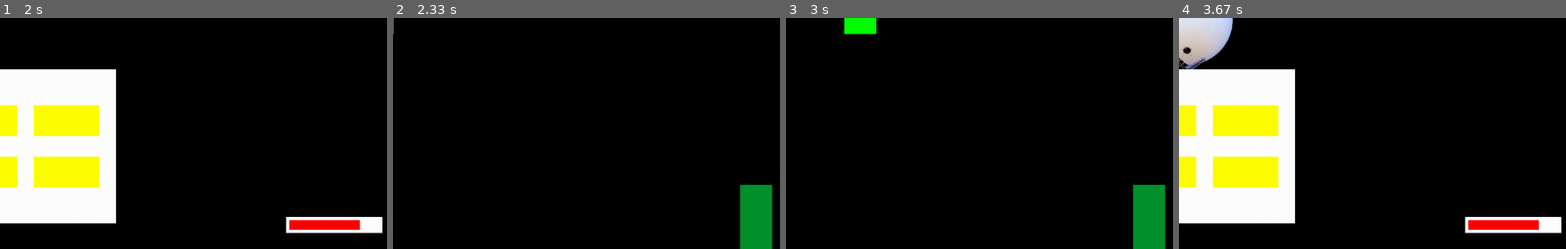
Above: before the commit, frames 1-4 (left to right).
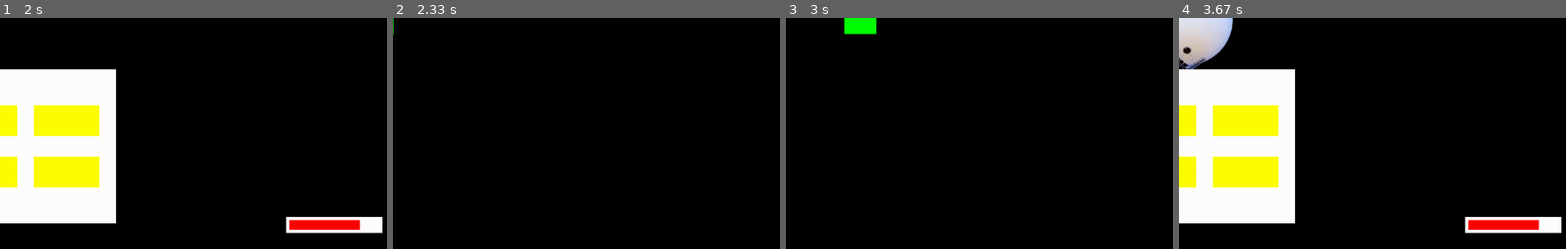
Above: after the commit, the same moments.

Repository: hsiang086/crc-static-exhibition
Game: pygame game, started from main/third_scene.py
Same seed, same stepped clock (60 frames per second), same inputs: the game is played once before the commit and once after it.
Inputs (mouse positions are % of the whole screen's width and height, from its top left):
- Up to frame 1 (2 s): click (58, 72) at 0.38 s
- Up to frame 2 (2.33 s): click (47, 72) at 2.22 s
- Up to frame 3 (3 s): hold Right 2.5-2.97 s; move the mouse to (38, 42) at 2.53 s
- Up to frame 4 (3.67 s): hold Up 3-3.3 s; tap Space at 3.07, 3.4 s; hold Right from 3.33 s (still down)
The pictures show only the part of the screen within x 49-99%, y 50-100%; the shares and areas given below are measured in that part.

Frame 1 is identical in both runs. In frame 2, 2.4% of the frame differs, in the area x 89-99%, y 71-100%; in frame 3, 2.4%; in frame 4, nothing differs.

Commit message:
Update third_scene.py

Diff:
--- a/main/third_scene.py
+++ b/main/third_scene.py
@@ -59,7 +59,7 @@
     balloonblooddecrease = BalloonBloodDecrease()
     playerblood = PlayerBlood()
     playerblooddecrease = PlayerBloodDecrease()
-    bullet_count = BulletCount()
+    #bullet_count = BulletCount()
 
     q = random.randrange(4)
     def q_listinit():
@@ -71,7 +71,7 @@
     shooting_scene = pygame.sprite.Group()
     aim = Aim()
     bullet = Bullet()
-    shooting_scene.add(balloon, aim, balloonblood, balloonblooddecrease,bullet,bullet_count)
+    shooting_scene.add(balloon, aim, balloonblood, balloonblooddecrease,bullet)
     shooting_scene.add(balloon, aim, bullet)
 
 
@@ -445,14 +445,14 @@
             text_rect = text.get_rect(topleft=(question_background.rect.left * 1.1, question_background.rect.top + (text_size * i)))
             screen.blit(text, text_rect)
 
-class BulletCount(pygame.sprite.Sprite):
-    def __init__(self):
-        super().__init__()
-        self.image = pygame.Surface((50,100))
-        self.image.fill((1,146,46))
-        self.rect = self.image.get_rect()
-        self.rect.centerx = WIDTH - 50
-        self.rect.centery = HEIGHT - 50
+# class BulletCount(pygame.sprite.Sprite):
+#     def __init__(self):
+#         super().__init__()
+#         self.image = pygame.Surface((50,100))
+#         self.image.fill((1,146,46))
+#         self.rect = self.image.get_rect()
+#         self.rect.centerx = WIDTH - 50
+#         self.rect.centery = HEIGHT - 50
 init()
 
 while True:
